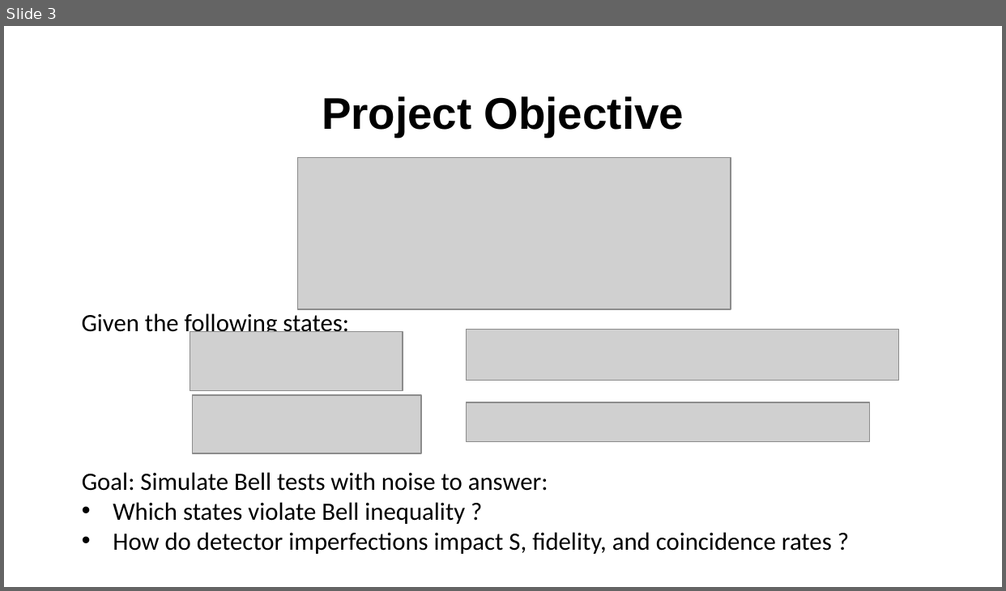
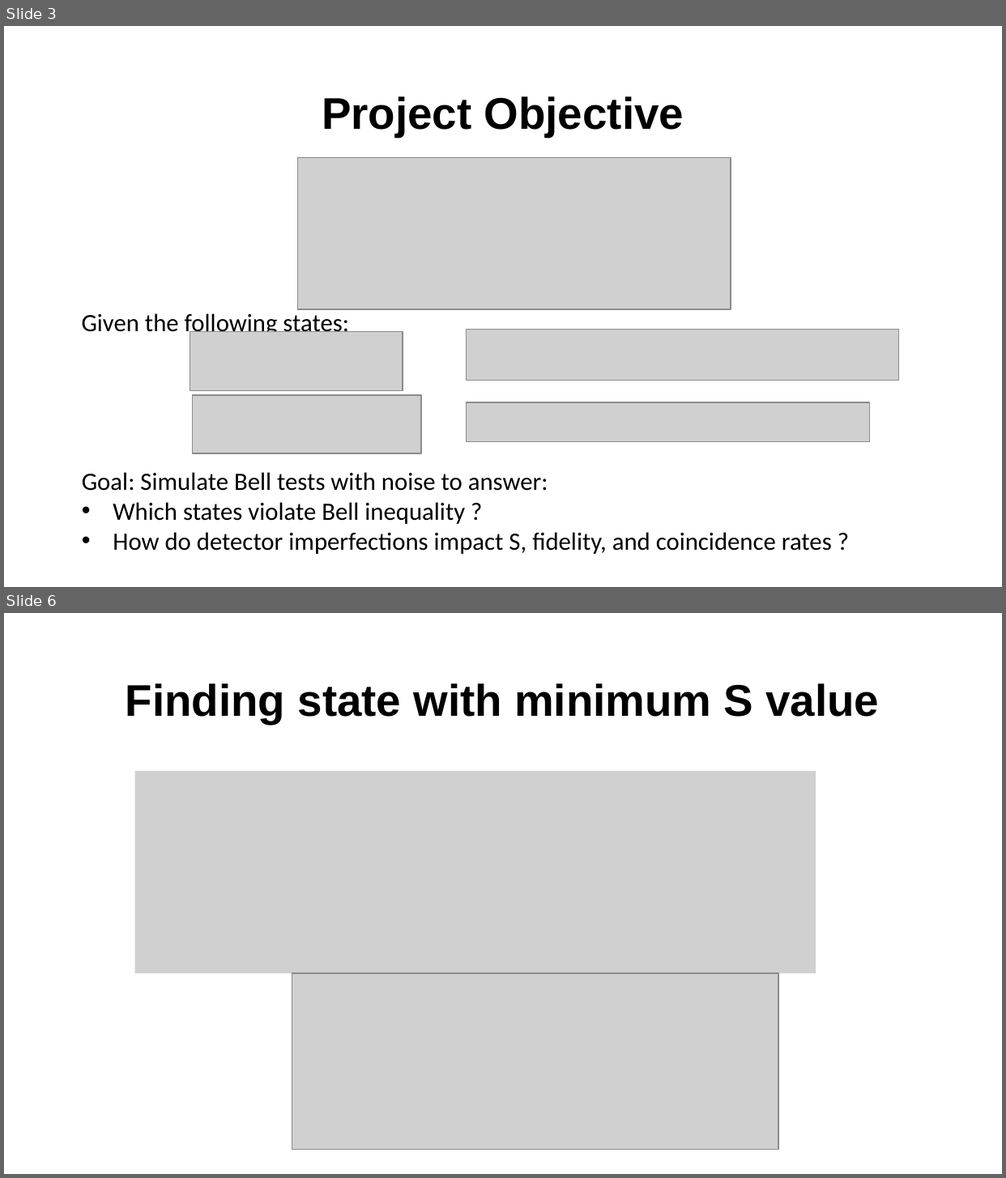
Before and after one commit to tvle2/Bell-Inequality-Test, a slide deck: Presentation.pptx. Shown one above the other, each under a label of ours: slide 3 before the commit, slides 3 and 6 after it; the slides between them are not shown. The pictures are 1006x591 and 1006x1178 pixels, drawn with LibreOffice and Linux fonts; fonts in the diff are those of the drawing; grey boxes stand for pictures; background and template pictures are left out. Boxes give left, top, right and bottom in pixels: in the first picture for what was removed or moved away, otherwise in the second. Text is boxed around its words. In the diff, an @@ line names an element or a change of style, - is before the commit and + after.

```diff
--- a/Presentation.pptx
+++ b/Presentation.pptx
@@ slide 6 added at (4,613,1002,1174), background #FFFFFF @@
@@ title added at (126,683,879,724), 32 pt, text #000000, bold @@
+Finding state with minimum S value
@@ picture added at (134,771,816,973) @@
@@ picture added at (292,973,779,1149) @@
```
Also in this commit, not shown: 2 other slides added, 1 slide removed, 1 other file.
